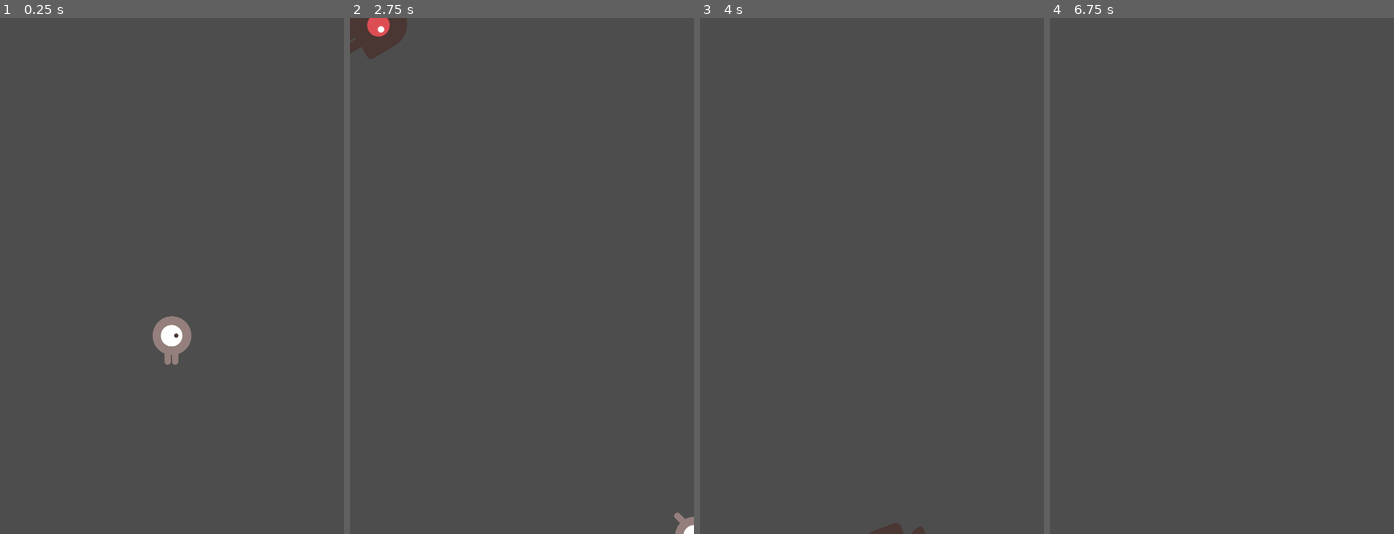
Above: before the commit, frames 1-4 (left to right).
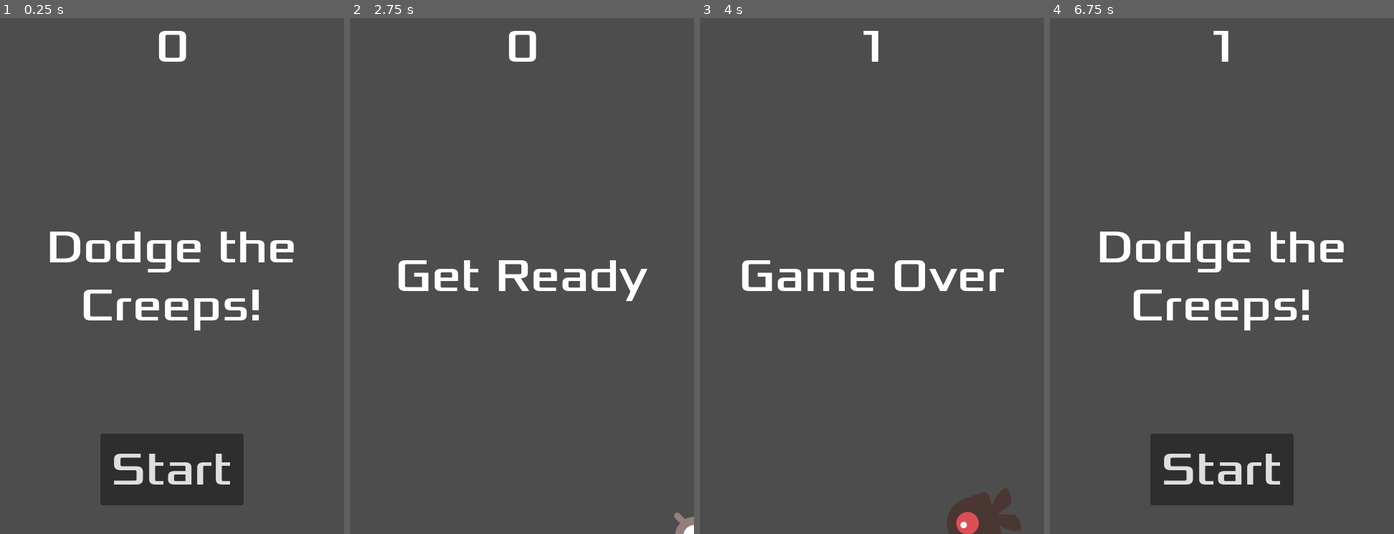
Above: after the commit, the same moments.

Repository: kumapagu/tutorial-for-godot
Game: Godot game, scene res://main.tscn
The game is run twice, just before and just after one commit, with the same random seed, the same clock (stepped at 60 frames per second) and the same inputs.
Inputs (mouse positions are in pixels of both pictures, inside the frame that each line leads up to):
- Up to frame 1 (0.25 s): no input
- Up to frame 2 (2.75 s): click (522, 472) at 0.5 s, where only the run after the commit has a clickable "Start"; tap Enter at 1.25 s; hold Right (move_right) 1.28-2.03 s; hold Down (move_down) from 2.03 s (still down)
- Up to frame 3 (4 s): release Down (move_down) at 2.78 s; hold Right (move_right) 2.78-3.53 s; hold Up (move_up) from 3.53 s (still down)
- Up to frame 4 (6.75 s): release Up (move_up) at 4.28 s; hold Left (move_left) 4.28-5.78 s; tap Space at 5 s; hold Down (move_down) 5.78-6.53 s; tap Enter at 6.5 s; hold Right (move_right) from 6.53 s (still down)

The runs differ from the first frame. In frame 1, 9.7% of the frame differs, in the area x 14-86%, y 2-95%; in frame 2, 3.1%; in frame 3, 3.3%; in frame 4, 8.9%.

Commit message:
feature:add_MOD

Diff:
--- /dev/null
+++ b/HUD.gd
@@ -0,0 +1,42 @@
+extends CanvasLayer
+
+# Notifies `Main` node that the button has been pressed
+signal start_game
+
+# Called when the node enters the scene tree for the first time.
+func _ready():
+	$StartButton.pressed.connect(_on_start_button_pressed)
+	$MessageTimer.timeout.connect(_on_message_timer_timeout)
+	pass # Replace with function body.
+
+func show_message(text):
+	$Message.text = text
+	$Message.show()
+	$MessageTimer.start()
+
+func show_game_over():
+	show_message("Game Over")
+	# Wait until the MessageTimer has counted down.
+	await $MessageTimer.timeout
+
+	$Message.text = "Dodge the Creeps!"
+	$Message.show()
+	# Make a one-shot timer and wait for it to finish.
+	await get_tree().create_timer(1.0).timeout
+	$StartButton.show()
+
+func update_score(score):
+	$ScoreLabel.text = str(score)
+
+func _on_start_button_pressed():
+	$StartButton.hide()
+	start_game.emit()
+
+func _on_message_timer_timeout():
+	$Message.hide()
+
+
+
+# Called every frame. 'delta' is the elapsed time since the previous frame.
+func _process(delta):
+	pass
--- a/Main.gd
+++ b/Main.gd
@@ -9,11 +9,12 @@
 	$ScoreTimer.timeout.connect(_on_score_timer_timeout)
 	$StartTimer.timeout.connect(_on_start_timer_timeout)
 
-	new_game()
+#	new_game()
 
 func game_over():
 	$ScoreTimer.stop()
 	$MobTimer.stop()
+	$HUD.show_game_over()
 
 func new_game():
 	score = 0
@@ -22,10 +23,13 @@
 
 func _on_score_timer_timeout():
 	score += 1
+	$HUD.update_score(score)
 
 func _on_start_timer_timeout():
 	$MobTimer.start()
 	$ScoreTimer.start()
+	$HUD.update_score(score)
+	$HUD.show_message("Get Ready")
 
 func _on_mob_timer_timeout():
 	# Create a new instance of the Mob scene.
--- /dev/null
+++ b/hud.tscn
@@ -0,0 +1,60 @@
+[gd_scene load_steps=3 format=3 uid="uid://ckbce3j0nayhm"]
+
+[ext_resource type="Script" path="res://HUD.gd" id="1_n05sf"]
+[ext_resource type="FontFile" uid="uid://bpq2xsco8uvoy" path="res://fonts/Xolonium-Regular.ttf" id="2_764xx"]
+
+[node name="HUD" type="CanvasLayer"]
+script = ExtResource("1_n05sf")
+
+[node name="ScoreLabel" type="Label" parent="."]
+anchors_preset = 5
+anchor_left = 0.5
+anchor_right = 0.5
+offset_left = -22.5
+offset_right = 22.5
+offset_bottom = 81.0
+grow_horizontal = 2
+theme_override_fonts/font = ExtResource("2_764xx")
+theme_override_font_sizes/font_size = 64
+text = "0"
+horizontal_alignment = 1
+vertical_alignment = 1
+
+[node name="Message" type="Label" parent="."]
+anchors_preset = 8
+anchor_left = 0.5
+anchor_top = 0.5
+anchor_right = 0.5
+anchor_bottom = 0.5
+offset_left = -240.0
+offset_top = -121.5
+offset_right = 240.0
+offset_bottom = 121.5
+grow_horizontal = 2
+grow_vertical = 2
+theme_override_fonts/font = ExtResource("2_764xx")
+theme_override_font_sizes/font_size = 64
+text = "Dodge the Creeps!"
+horizontal_alignment = 1
+vertical_alignment = 1
+autowrap_mode = 2
+
+[node name="StartButton" type="Button" parent="."]
+anchors_preset = 7
+anchor_left = 0.5
+anchor_top = 1.0
+anchor_right = 0.5
+anchor_bottom = 1.0
+offset_left = -100.0
+offset_top = -140.0
+offset_right = 100.0
+offset_bottom = -40.0
+grow_horizontal = 2
+grow_vertical = 0
+theme_override_fonts/font = ExtResource("2_764xx")
+theme_override_font_sizes/font_size = 64
+text = "Start"
+
+[node name="MessageTimer" type="Timer" parent="."]
+wait_time = 2.0
+one_shot = true
--- a/main.tscn
+++ b/main.tscn
@@ -1,8 +1,9 @@
-[gd_scene load_steps=5 format=3 uid="uid://cypl0m0hngyje"]
+[gd_scene load_steps=6 format=3 uid="uid://cypl0m0hngyje"]
 
 [ext_resource type="Script" path="res://Main.gd" id="1_6p7um"]
 [ext_resource type="PackedScene" uid="uid://w0s7ql0yhnjg" path="res://mob.tscn" id="2_k2nrg"]
 [ext_resource type="PackedScene" uid="uid://yoriccy3rpqb" path="res://player.tscn" id="3_7i6g0"]
+[ext_resource type="PackedScene" uid="uid://ckbce3j0nayhm" path="res://hud.tscn" id="4_boft1"]
 
 [sub_resource type="Curve2D" id="Curve2D_6f18e"]
 _data = {
@@ -33,4 +34,7 @@
 
 [node name="MobSpawnLocation" type="PathFollow2D" parent="MobPath"]
 
+[node name="HUD" parent="." instance=ExtResource("4_boft1")]
+
 [connection signal="hit" from="Player" to="." method="game_over"]
+[connection signal="start_game" from="HUD" to="." method="new_game"]
